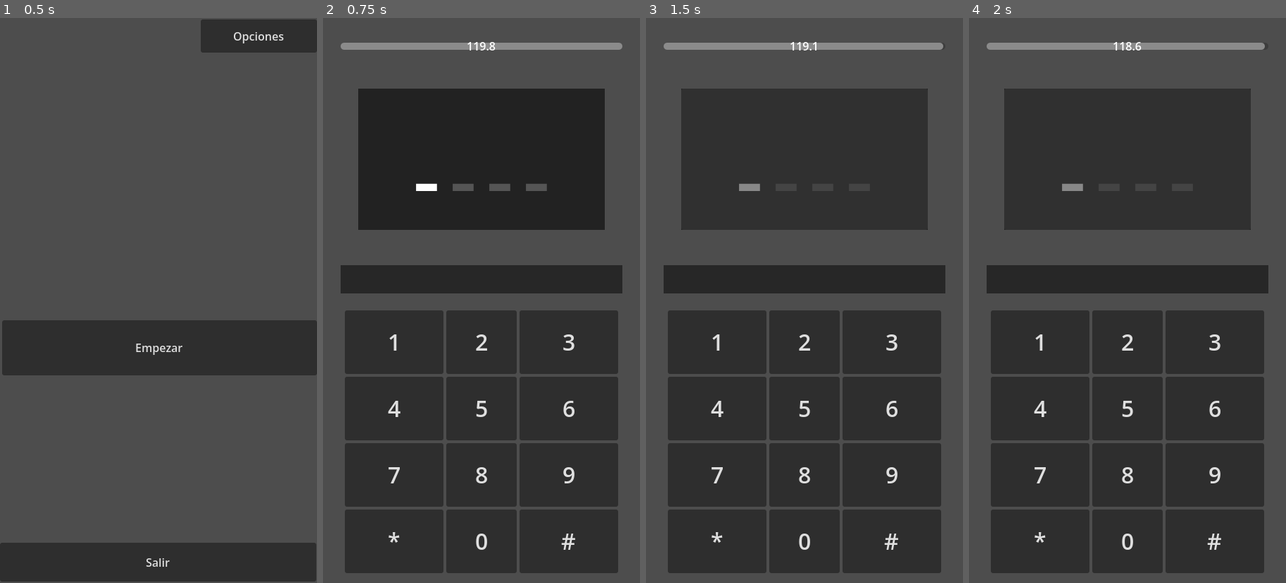
Above: before the commit, frames 1-4 (left to right).
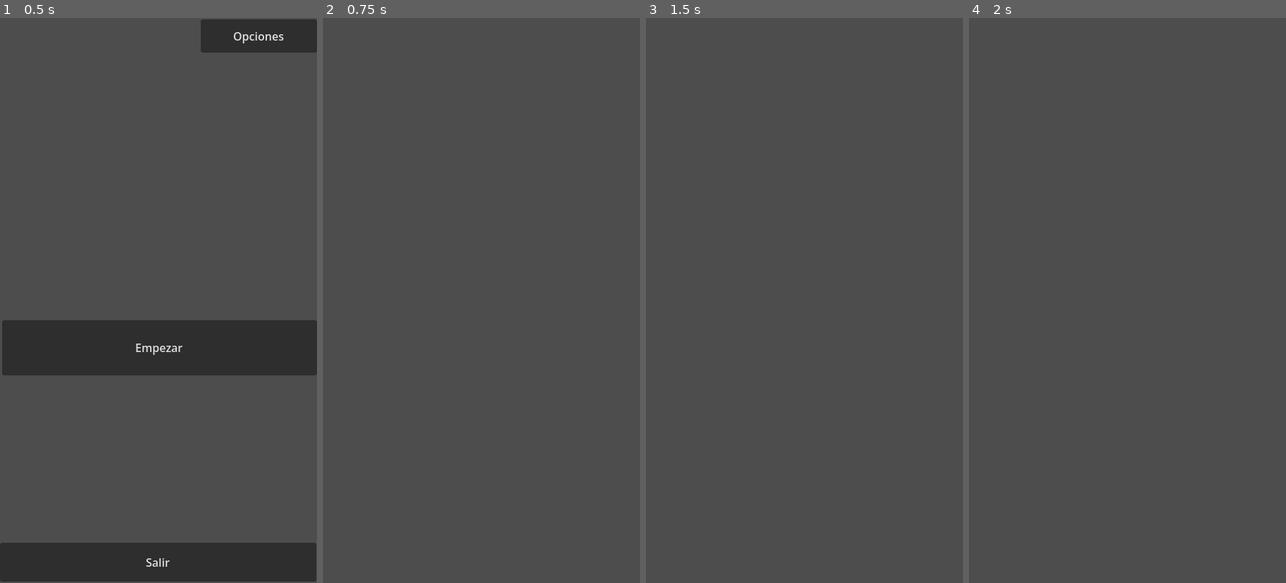
Above: after the commit, the same moments.

Repository: justDemian/Hack-Hash
Game: Godot game, scene res://scenes/main.tscn
Same seed, same stepped clock (60 frames per second), same inputs: the game is played once before the commit and once after it.
Inputs (mouse positions are in pixels of both pictures, inside the frame that each line leads up to):
- Up to frame 1 (0.5 s): no input
- Up to frame 2 (0.75 s): click "Empezar" at 0.5 s
- Up to frame 3 (1.5 s): click (804, 159) at 1.27 s
- Up to frame 4 (2 s): no input

Frame 1 is identical in both runs. In frame 2, 63% of the frame differs, in the area x 5-95%, y 4-99%; in frame 3, 63%; in frame 4, 63%.

Commit message:
Created: mg_goto_finish_line

Diff:
--- /dev/null
+++ b/scenes/mg_goto_finish_line.tscn
@@ -0,0 +1,3 @@
+[gd_scene format=3 uid="uid://dkdtrajeqq0v7"]
+
+[node name="GameAdmin" type="Node2D" unique_id=1199970276]
--- a/scripts/main.gd
+++ b/scripts/main.gd
@@ -1,5 +1,8 @@
 extends Node2D
 
+var games: Array[String] = [
+	"res://scenes/mg_guess_the_number.tscn",
+	"res://scenes/mg_goto_finish_line.tscn"]
 
 # Called when the node enters the scene tree for the first time.
 func _ready() -> void:
@@ -12,7 +15,7 @@
 
 
 func _on_start_pressed() -> void:
-	get_tree().change_scene_to_file("res://scenes/mg_guess_the_number.tscn")
+	get_tree().change_scene_to_file(games[1])
 
 
 func _on_options_pressed() -> void:
